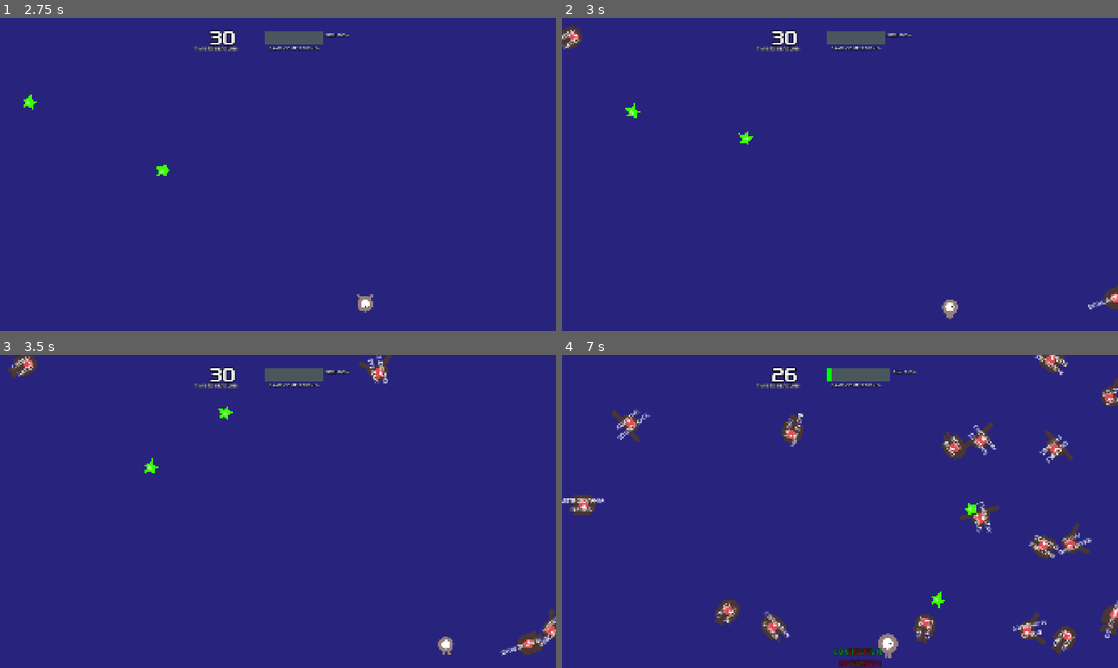
Above: before the commit, frames 1-4 (two rows, left to right).
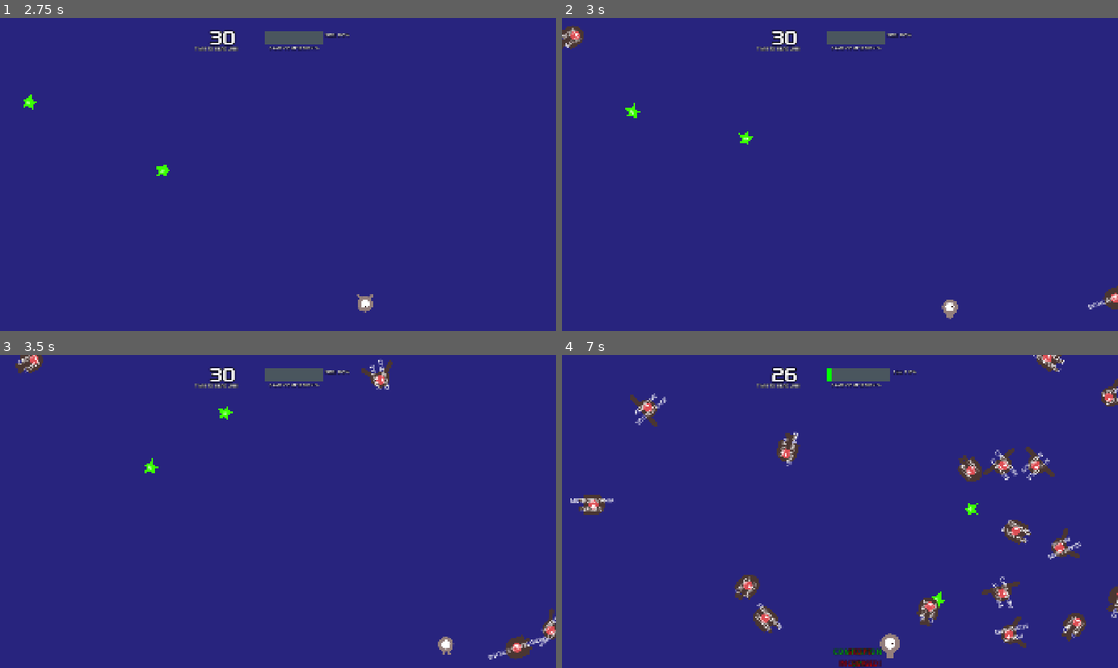
Above: after the commit, the same moments.

Repository: jorj-cedar/scope-creep
Game: Godot game, scene res://scenes/main.tscn
Same seed, same stepped clock (60 frames per second), same inputs: the game is played once before the commit and once after it.
Inputs:
- Up to frame 1 (2.75 s): click "Start" at 0.5 s; tap Enter at 1.25 s; hold Right (move_right) 1.28-2.03 s; hold Down (move_down) from 2.03 s (still down)
- Up to frame 2 (3 s): release Down (move_down) at 2.78 s; hold Right (move_right) from 2.78 s (still down)
- Up to frame 3 (3.5 s): keep holding Right (move_right)
- Up to frame 4 (7 s): release Right (move_right) at 3.53 s; hold Up (move_up) 3.53-4.28 s; hold Left (move_left) 4.28-5.78 s; hold Down (move_down) 5.78-6.53 s; hold Right (move_right) from 6.53 s (still down)

Frame 1 is identical in both runs. In frame 2, 0.1% of the frame differs, in the area x 0-4%, y 2-10%; in frame 3, 1.1%; in frame 4, 7.3%, in the area x 0-100%, y 0-97%.

Commit message:
stars go speed

Diff:
--- a/scripts/main.gd
+++ b/scripts/main.gd
@@ -73,7 +73,7 @@
 	direction += randf_range(-PI / 4, PI / 4)
 	mob.rotation = direction
 
-	var velocity = Vector2(randf_range(100.0, 200.0,), 0.0)
+	var velocity = Vector2(randf_range(100.0, 300.0,), 0.0)
 
 	mob.linear_velocity = velocity.rotated(direction)
 
@@ -132,6 +132,7 @@
 
 func _on_player_pickup() -> void:
 	total_pickups += 1
+	$Player.speed += 25
 	$HUD.update_pickups(total_pickups)
 	show_msg($Player.position,"COMPLETION UP!",green)
 	if total_pickups == max_scope:
